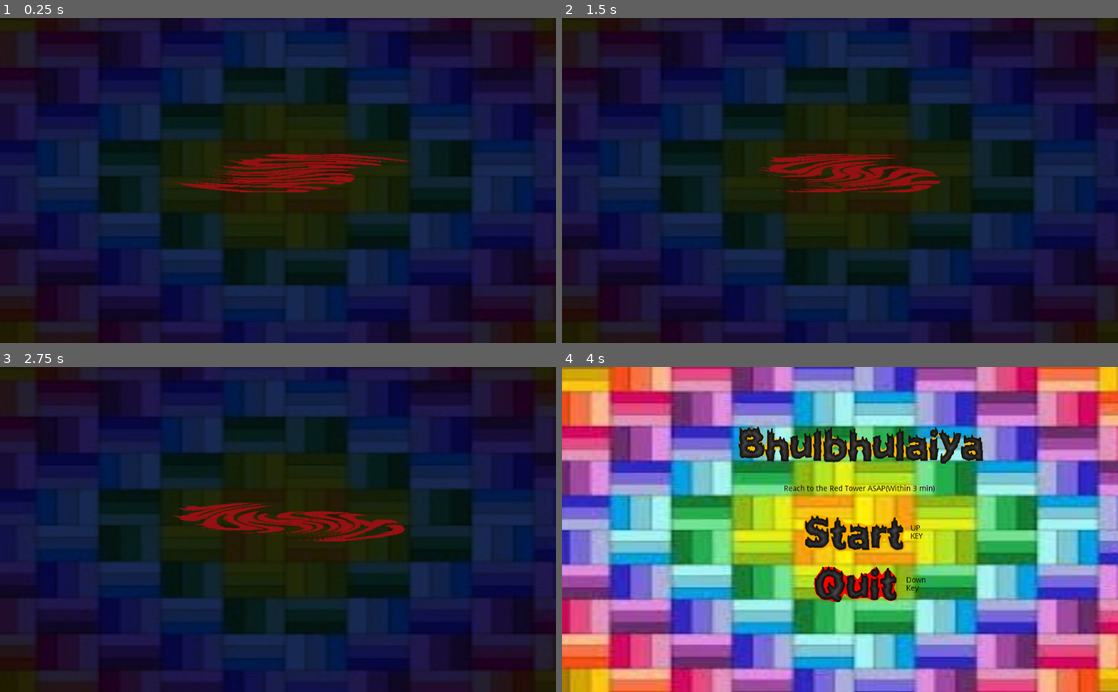
Above: before the commit, frames 1-4 (two rows, left to right).
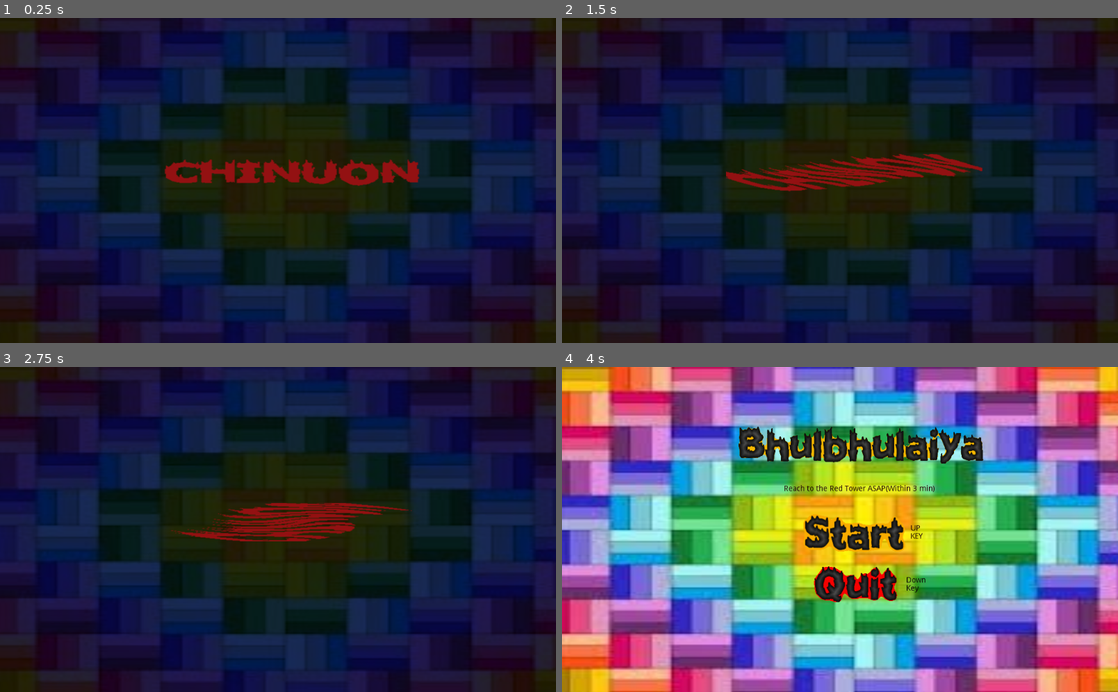
Above: after the commit, the same moments.

Repository: Chinuon/Bhulbhulaiya
Game: Godot game, scene res://splash.tscn
Two runs of this game, one before a commit and one after it. Both use one fixed random seed, a clock stepped at 60 frames per second and the inputs below.
Inputs:
- Up to frame 1 (0.25 s): no input
- Up to frame 2 (1.5 s): hold Right (ui_right) 0.53-1.28 s; hold Down (ui_down) from 1.28 s (still down)
- Up to frame 3 (2.75 s): release Down (ui_down) at 2.03 s; hold Right (ui_right) from 2.03 s (still down)
- Up to frame 4 (4 s): release Right (ui_right) at 2.78 s; hold Up (ui_up) 2.78-3.53 s; hold Left (ui_left) from 3.53 s (still down)

The runs differ from the first frame. In frame 1, 2.9% of the frame differs, in the area x 29-76%, y 41-54%; in frame 2, 2.9%; in frame 3, 3.0%, in the area x 30-75%, y 41-54%; in frame 4, nothing differs.

Commit message:
added touch

Diff:
--- a/project.godot
+++ b/project.godot
@@ -19,6 +19,10 @@
 run/main_scene="res://splash.tscn"
 config/icon="res://logo/icon.png"
 
+[display]
+
+window/handheld/orientation="sensor_landscape"
+
 [rendering]
 
 environment/default_environment="res://default_env.tres"
--- a/splash.tscn
+++ b/splash.tscn
@@ -31,7 +31,6 @@
 position = Vector2( 537.749, 286.063 )
 scale = Vector2( 1.91831, 1 )
 frames = SubResource( 1 )
-frame = 2
 playing = true
 
 [node name="Timer" type="Timer" parent="."]
Not shown, changed: export_presets.cfg
Binary file added: touchcontrol/lineDark00.png
Binary file added: touchcontrol/lineDark01.png
Binary file added: touchcontrol/lineDark05.png
Binary file added: touchcontrol/lineDark48.png
